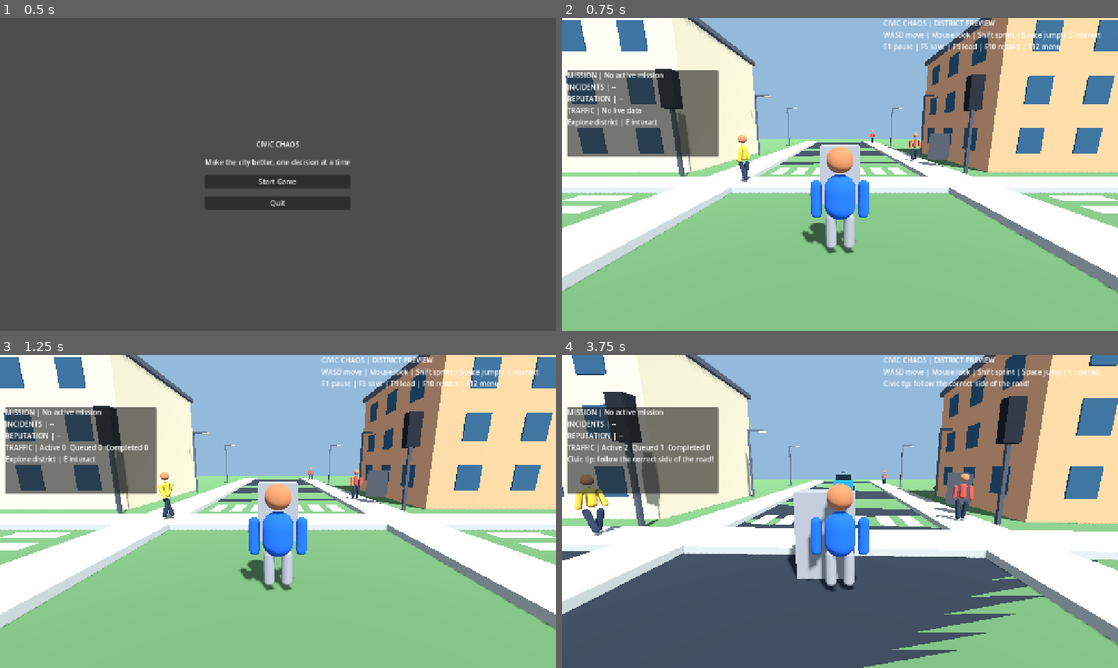
Above: before the commit, frames 1-4 (two rows, left to right).
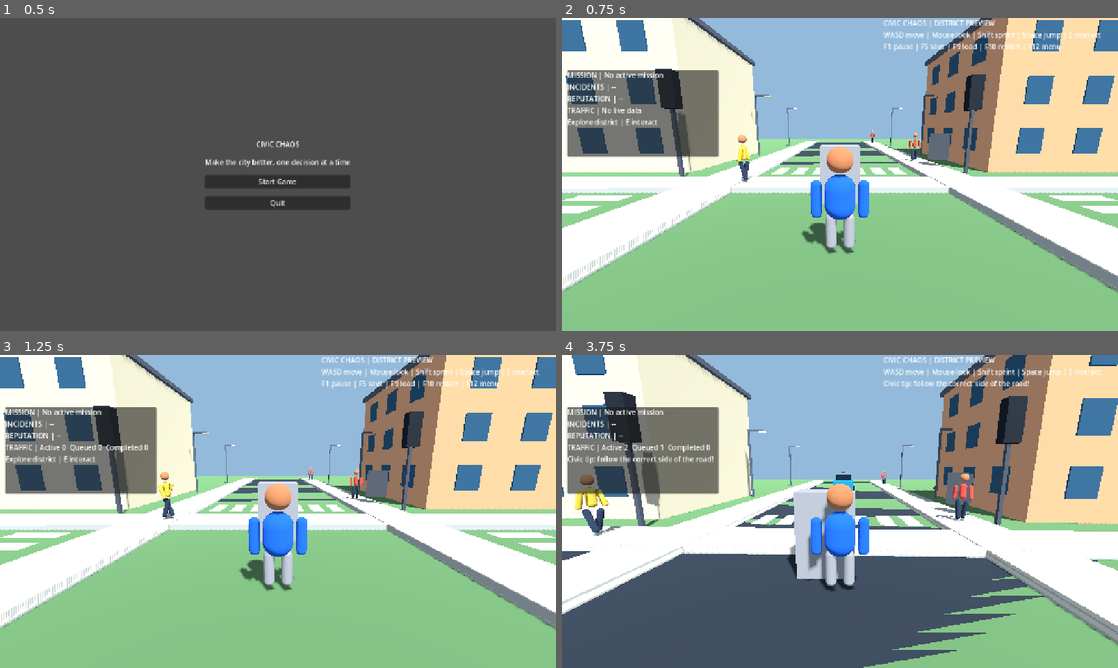
Above: after the commit, the same moments.

Repository: gauravprajapat-23/civic-chaos
Game: Godot game, scene res://scenes/core/menu.tscn
Two runs of this game, one before a commit and one after it. Both use one fixed random seed, a clock stepped at 60 frames per second and the inputs below.
Inputs (mouse positions are in pixels of both pictures, inside the frame that each line leads up to):
- Up to frame 1 (0.5 s): no input
- Up to frame 2 (0.75 s): click "Start Game" at 0.5 s
- Up to frame 3 (1.25 s): no input
- Up to frame 4 (3.75 s): tap Enter at 1.25 s; move the mouse to (867, 511) at 1.27 s; hold E (interact) 1.28-2.03 s; hold W (move_forward) from 1.28 s (still down); tap Space (jump) at 1.52, 2.27 s; move the mouse to (812, 511) at 2.02 s; tap Shift (sprint) at 2.1, 3.6 s; move the mouse to (851, 505) at 2.77 s; hold E (interact) 2.78-3.53 s; move the mouse to (834, 517) at 3.52 s

Frame 1 is identical in both runs. In frame 2, 0.8% of the frame differs, in the area x 0-100%, y 39-87%; in frame 3, 0.8%; in frame 4, 2.3%, in the area x 0-100%, y 40-92%.

Commit message:
feat(graphics): add curb highlights and storefront awnings

Diff:
--- a/scripts/world/neighborhood.gd
+++ b/scripts/world/neighborhood.gd
@@ -31,6 +31,7 @@
             var center := Vector3(float(x) * (road_half + 9.0), building_height * 0.5, float(z) * (road_half + 9.0))
             _block("Building_%d_%d" % [x, z], center, Vector3(10, building_height, 10))
     _lane_markings(half, road_half)
+    _curb_accents(half, road_half)
     # Paint individual zebra stripes instead of a single white slab.
     var crossing_material := _material(Color(0.96, 0.96, 0.91))
     for arm in range(4):
@@ -114,6 +115,18 @@
                 marking.position = Vector3(0, 0.025, float(side) * distance) if axis == 0 else Vector3(float(side) * distance, 0.025, 0)
                 add_child(marking)
 
+func _curb_accents(half: float, road_half: float) -> void:
+    # Thin raised edges add street depth without extra physics or textures.
+    var curb_material := _material(Color(0.81, 0.78, 0.69))
+    for side in [-1, 1]:
+        var direction: float = float(side)
+        _facade_panel(self, "CurbNorthSouth_%d" % side,
+            Vector3(direction * (road_half + 0.08), 0.13, 0),
+            Vector3(0.16, 0.18, half * 2.0), curb_material)
+        _facade_panel(self, "CurbEastWest_%d" % side,
+            Vector3(0, 0.13, direction * (road_half + 0.08)),
+            Vector3(half * 2.0, 0.18, 0.16), curb_material)
+
 func _decorate_building(building: Node3D, size: Vector3) -> void:
     var glass := _material(Color(0.17, 0.31, 0.40))
     var frame := _material(Color(0.91, 0.88, 0.78))
@@ -134,6 +147,10 @@
             _facade_panel(building, "WindowFront_%d_%d" % [floor_index, column], Vector3(x, y, -size.z * 0.5 - 0.025), Vector3(1.25, 1.35, 0.07), glass)
             _facade_panel(building, "WindowBack_%d_%d" % [floor_index, column], Vector3(x, y, size.z * 0.5 + 0.025), Vector3(1.25, 1.35, 0.07), glass)
             _facade_panel(building, "WindowSide_%d_%d" % [floor_index, column], Vector3(-size.x * 0.5 - 0.025, y, x), Vector3(0.07, 1.35, 1.25), glass)
+    var awning := _material(Color(0.29, 0.43, 0.48))
+    _facade_panel(building, "EntranceAwning",
+        Vector3(0, -size.y * 0.5 + 2.45, -size.z * 0.5 - 0.55),
+        Vector3(2.6, 0.16, 1.2), awning)
     _facade_panel(building, "Entrance", Vector3(0, -size.y * 0.5 + 1.1, -size.z * 0.5 - 0.05), Vector3(1.7, 2.2, 0.10), roof)
     _facade_panel(building, "DoorHandle", Vector3(0.6, -size.y * 0.5 + 1.1, -size.z * 0.5 - 0.12), Vector3(0.08, 0.15, 0.05), frame)
 
